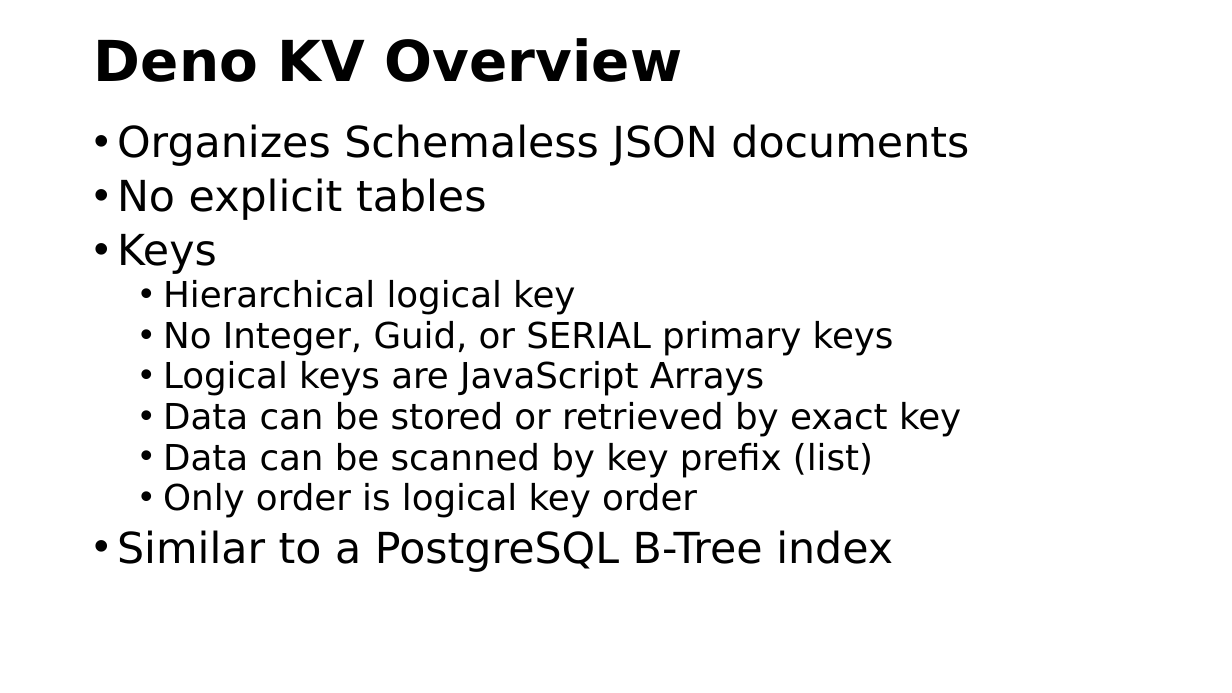
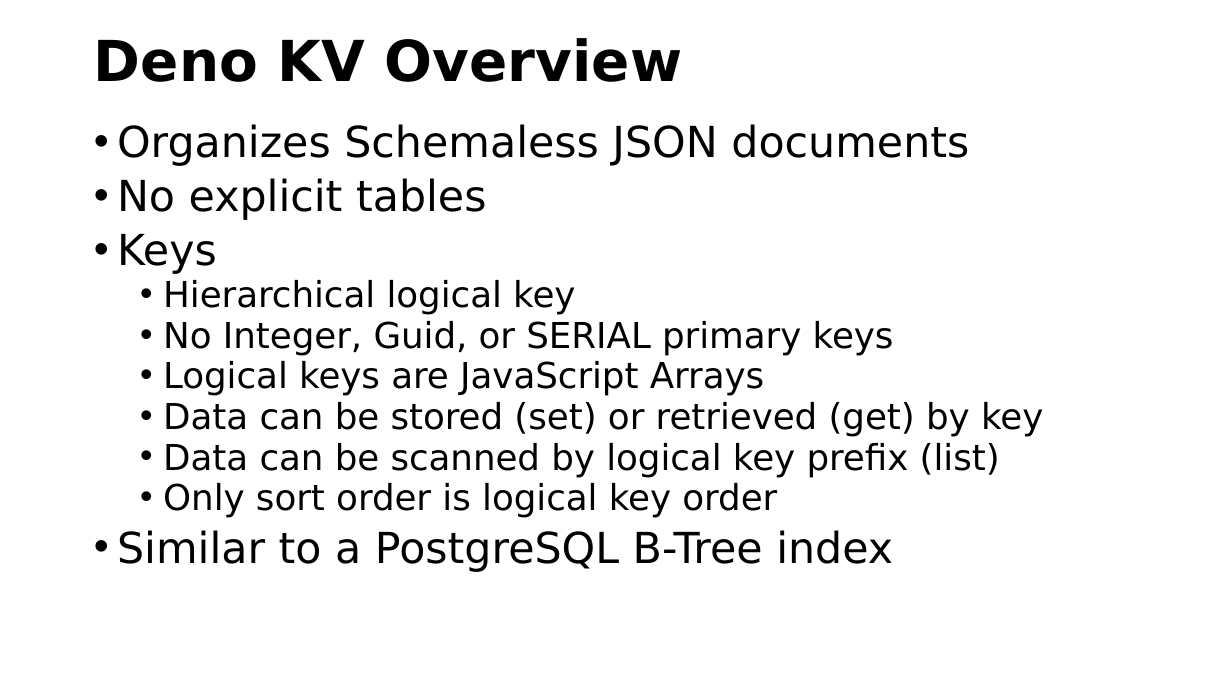
Before and after one commit to csev/pg4e, a slide deck: slide 18 of lectures/07-DenoKV.pptx. Drawn at 1232x693 pixels with LibreOffice and Linux fonts; fonts in the diff are those of the drawing. Boxes give left, top, right and bottom in pixels: in the first picture for what was removed or moved away, otherwise in the second. Text is boxed around its words. In the diff, an @@ line names an element or a change of style, - is before the commit and + after.

```diff
--- a/lectures/07-DenoKV.pptx
+++ b/lectures/07-DenoKV.pptx
@@ text at box(163, 402, 1043, 518): text changed @@
-  • Data can be stored or retrieved by exact key
-  • Data can be scanned by key prefix (list)
-  • Only order is logical key order
+  • Data can be stored (set) or retrieved (get) by key
+  • Data can be scanned by logical key prefix (list)
+  • Only sort order is logical key order
```
Also in this commit, not shown: 15 other slides changed, 2 slides removed, 1 other file.
